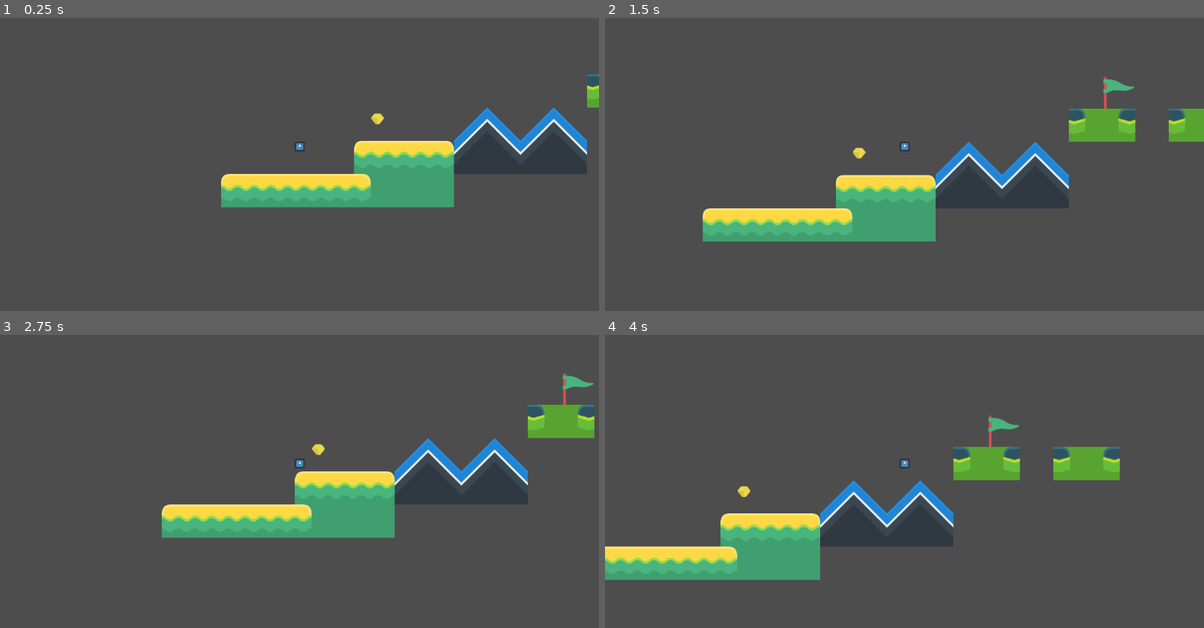
Above: before the commit, frames 1-4 (two rows, left to right).
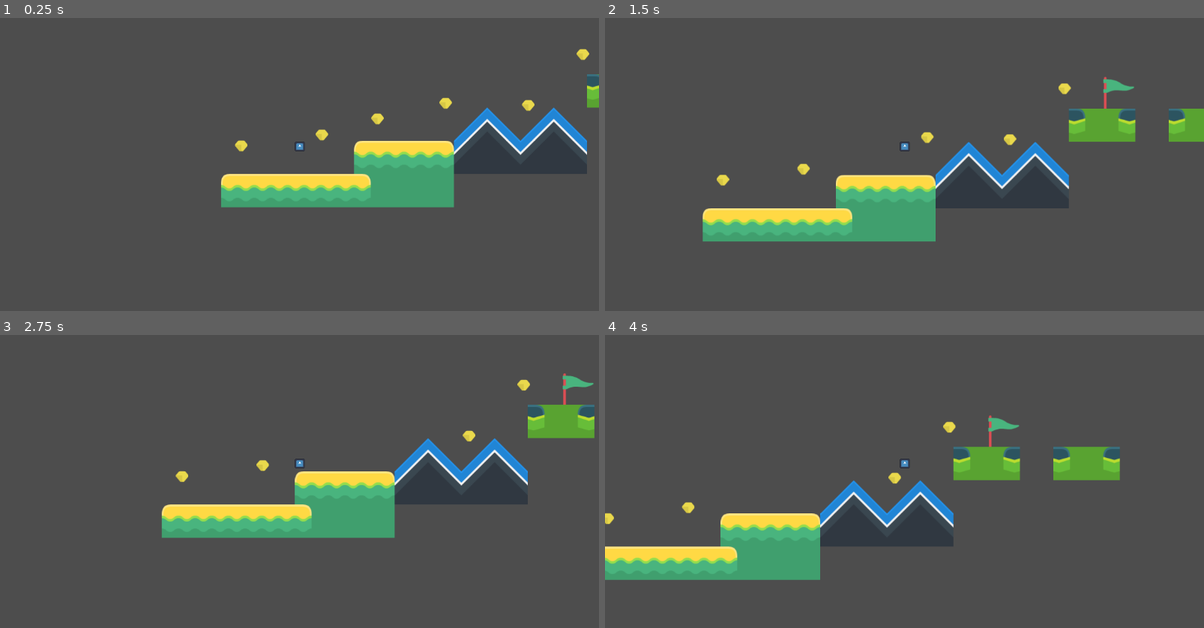
Above: after the commit, the same moments.

Repository: alwod/ADA-GameJam
Game: Godot game, scene res://levels/level_1.tscn
Two runs of this game, one before a commit and one after it. Both use one fixed random seed, a clock stepped at 60 frames per second and the inputs below. The engine's default icon, where the game draws it, is replaced by a stand-in: a white triangle on a blue panel in a dark square.
Inputs:
- Up to frame 1 (0.25 s): no input
- Up to frame 2 (1.5 s): hold S (duck) 0.53-1.28 s; hold D (move_right) from 0.53 s (still down); tap Space (jump) at 0.77 s; tap S (duck) at 1.35 s
- Up to frame 3 (2.75 s): tap Space (jump) at 1.52 s; release D (move_right) at 2.03 s; hold A (move_left) from 2.03 s (still down); hold S (duck) from 2.03 s (still down)
- Up to frame 4 (4 s): release A (move_left) at 2.78 s; release S (duck) at 2.78 s; hold D (move_right) from 2.78 s (still down); tap S (duck) at 2.85 s; tap Space (jump) at 3.02, 3.77 s; hold S (duck) from 3.53 s (still down)

The runs differ from the first frame. In frame 1, 0.3% of the frame differs, in the area x 39-99%, y 10-46%; in frame 2, 0.4%, in the area x 18-78%, y 22-58%; in frame 3, 0.3%; in frame 4, 0.3%.

Commit message:
Coins dissapear on collection

Diff:
--- a/source/coin.gd
+++ b/source/coin.gd
@@ -4,3 +4,4 @@
 func _on_body_entered(body: Node2D) -> void:
 	GameManager.coins += 1
 	print(GameManager.coins)
+	queue_free()
--- a/source/levels/level_1.tscn
+++ b/source/levels/level_1.tscn
@@ -498,3 +498,18 @@
 
 [node name="Coin" parent="." instance=ExtResource("3_bt44k")]
 position = Vector2(88, -88)
+
+[node name="Coin2" parent="." instance=ExtResource("3_bt44k")]
+position = Vector2(219, -118)
+
+[node name="Coin3" parent="." instance=ExtResource("3_bt44k")]
+position = Vector2(-19, -57)
+
+[node name="Coin4" parent="." instance=ExtResource("3_bt44k")]
+position = Vector2(-174, -36)
+
+[node name="Coin5" parent="." instance=ExtResource("3_bt44k")]
+position = Vector2(378, -114)
+
+[node name="Coin6" parent="." instance=ExtResource("3_bt44k")]
+position = Vector2(483, -212)
